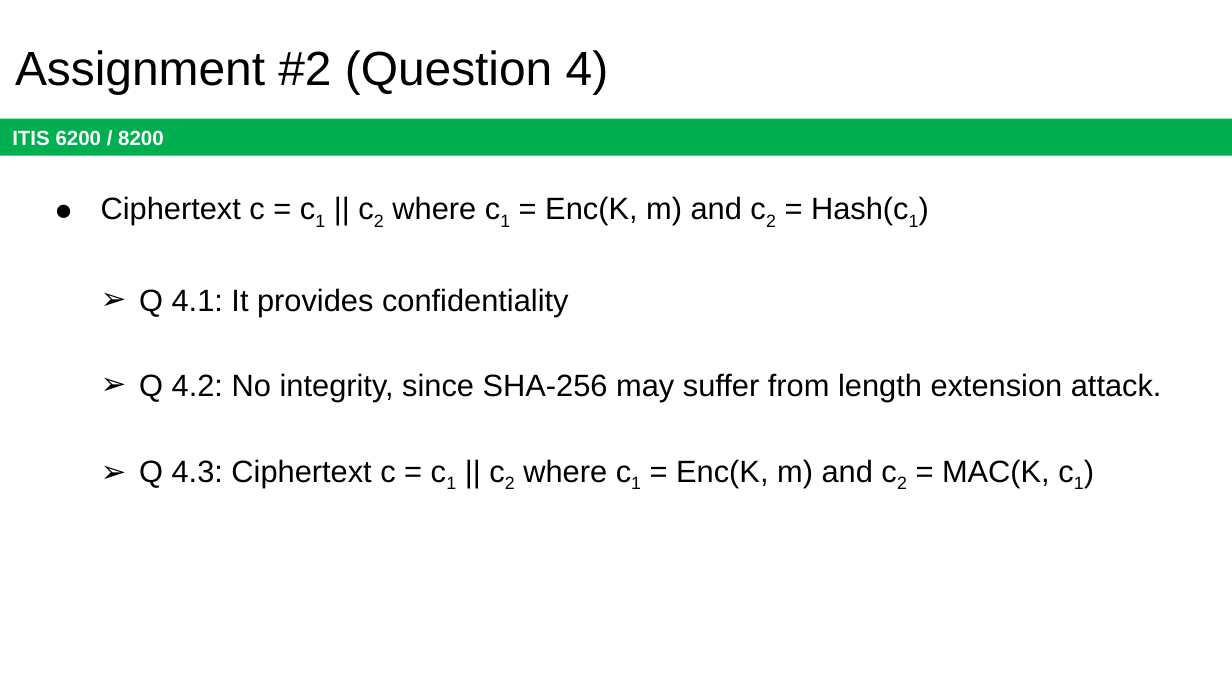
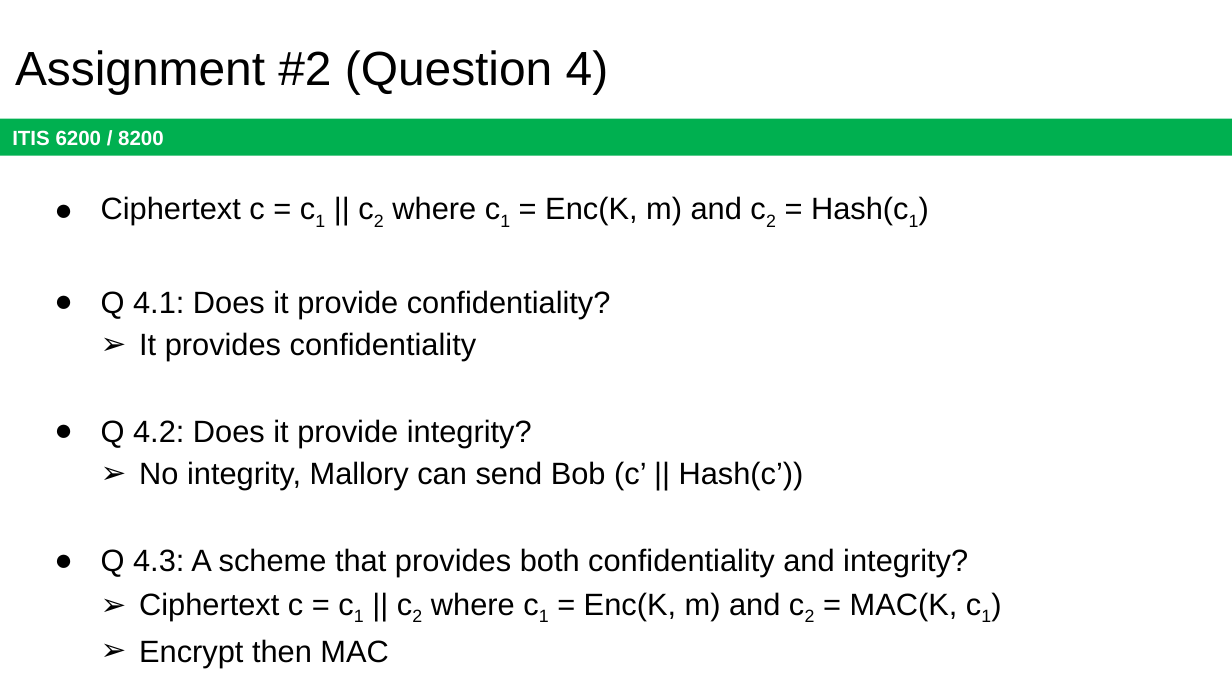
Before and after one commit to jx5c/github.io, a slide deck: slide 6 of teaching/ITIS6200/2023fa/lectures/Midterm.review.pptx. Drawn at 1232x693 pixels with LibreOffice and Linux fonts; fonts in the diff are those of the drawing. Boxes give left, top, right and bottom in pixels: in the first picture for what was removed or moved away, otherwise in the second. Text is boxed around its words. In the diff, an @@ line names an element or a change of style, - is before the commit and + after.

```diff
--- a/teaching/ITIS6200/2023fa/lectures/Midterm.review.pptx
+++ b/teaching/ITIS6200/2023fa/lectures/Midterm.review.pptx
@@ text at [101, 290, 968, 668]: text changed @@
-  ➢ Q 4.1: It provides confidentiality
-  ➢ Q 4.2: No integrity, since SHA-256 may suffer from length extension attack.
-  ➢ Q 4.3: Ciphertext c = c1 || c2 where c1 = Enc(K, m) and c2 = MAC(K, c1)
+● Q 4.1: Does it provide confidentiality?
+  ➢ It provides confidentiality
+  ● Q 4.2: Does it provide integrity?
+  ➢ No integrity, Mallory can send Bob (c’ || Hash(c’))
+  ● Q 4.3: A scheme that provides both confidentiality and integrity?
+  ➢ Ciphertext c = c1 || c2 where c1 = Enc(K, m) and c2 = MAC(K, c1)
+  ➢ Encrypt then MAC
```
Also in this commit, not shown: 5 other slides changed, 1 other file.
